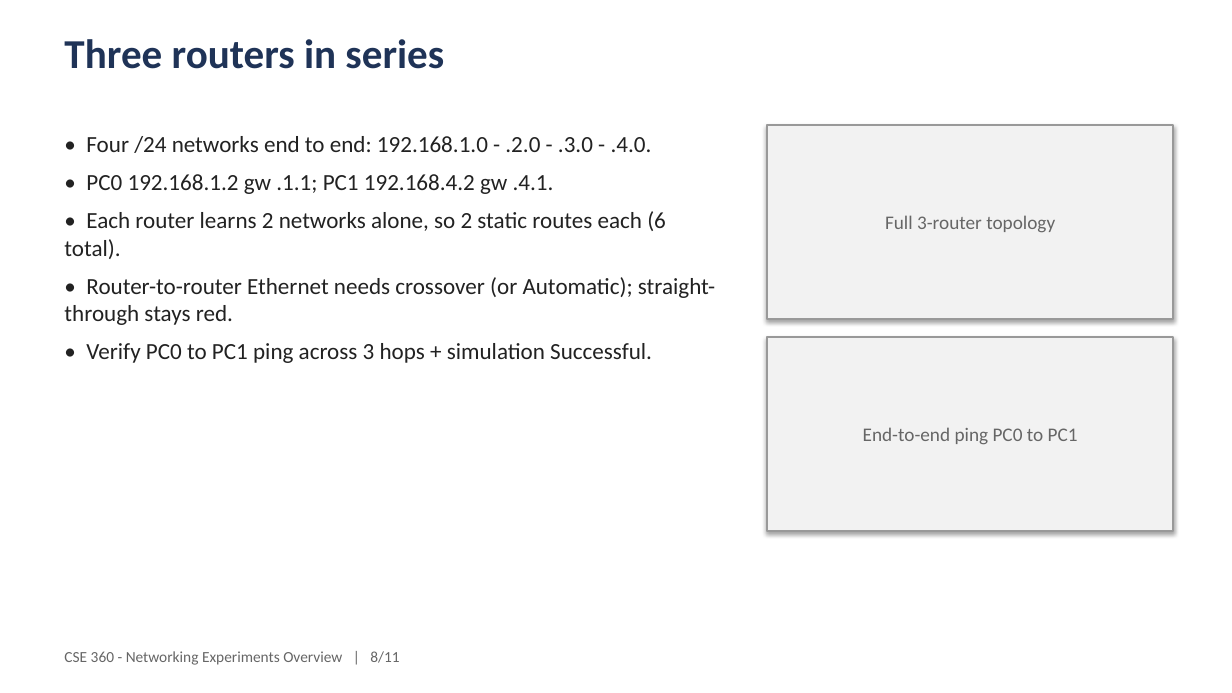
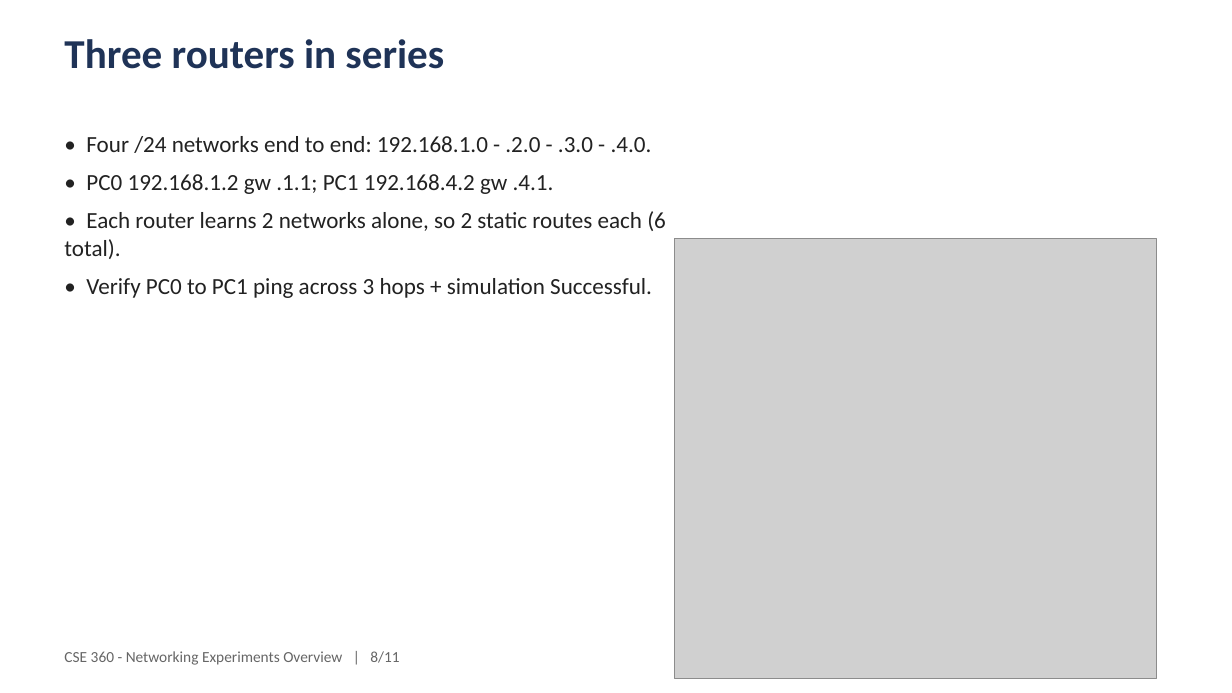
Before and after one commit to A7reus/CSE-360, a slide deck: slide 8 of presentation/CSE360-experiments-overview.pptx. Drawn at 1232x693 pixels with LibreOffice and Linux fonts; fonts in the diff are those of the drawing; grey boxes stand for pictures. Boxes give left, top, right and bottom in pixels: in the first picture for what was removed or moved away, otherwise in the second. Text is boxed around its words. In the diff, an @@ line names an element or a change of style, - is before the commit and + after.

```diff
--- a/presentation/CSE360-experiments-overview.pptx
+++ b/presentation/CSE360-experiments-overview.pptx
@@ rectangle removed at box(767, 125, 1174, 319) @@
-Full 3-router topology
@@ picture added at box(675, 238, 1157, 678) @@
@@ text at box(64, 277, 715, 325): paragraph removed @@
-• Router-to-router Ethernet needs crossover (or Automatic); straight-through stays red.
@@ rectangle removed at box(767, 337, 1174, 531) @@
-End-to-end ping PC0 to PC1
```
Also in this commit, not shown: 8 other slides changed, 1 other file.
